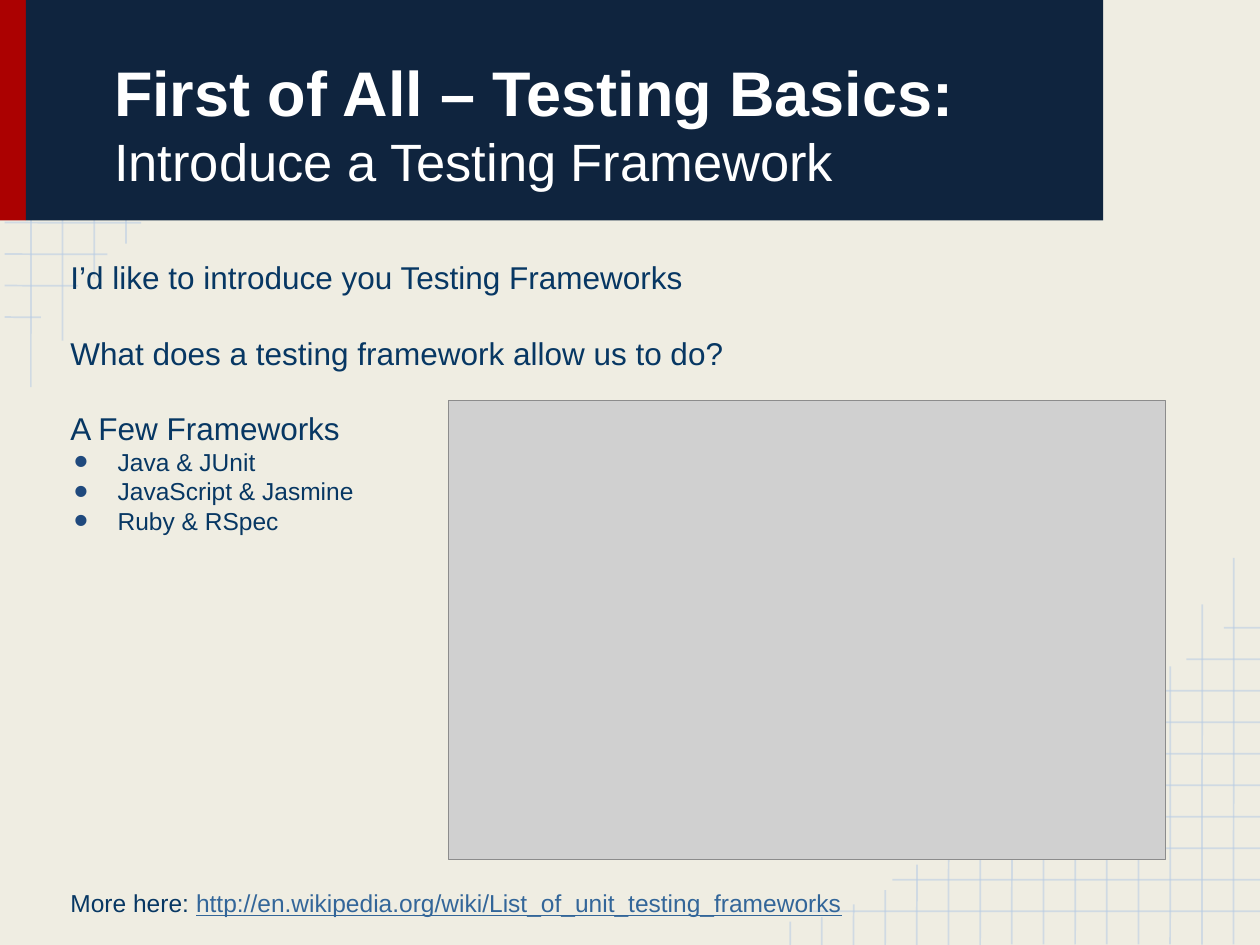
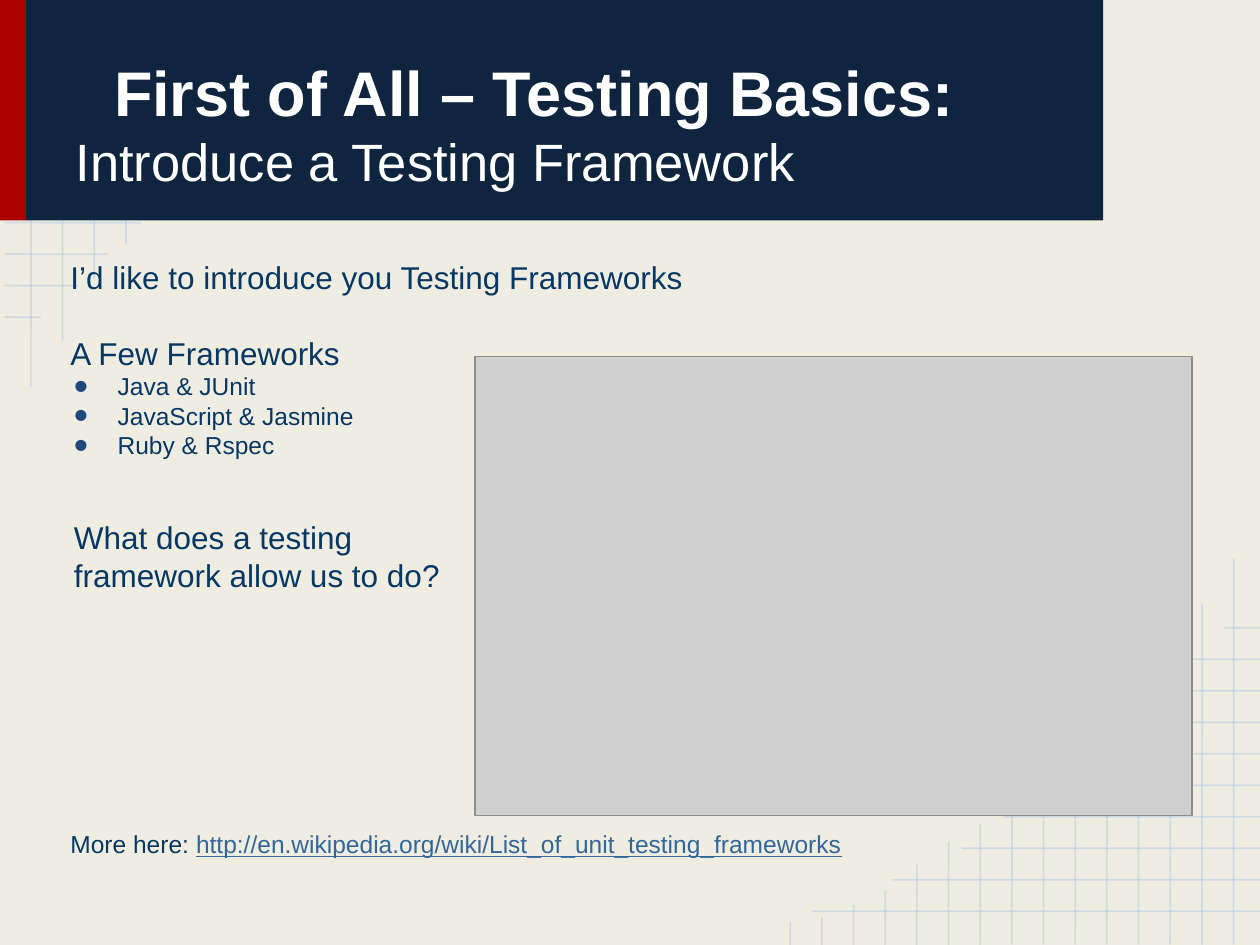
Before and after one commit to bink627/Agile-and-Beyond-TDD, a slide deck: slide 5 of Learning to Test Drive_ A Crash Course in Test Driven Development.pptx. Drawn at 1260x945 pixels with LibreOffice and Linux fonts; fonts in the diff are those of the drawing; grey boxes stand for pictures. Boxes give left, top, right and bottom in pixels: in the first picture for what was removed or moved away, otherwise in the second. Text is boxed around its words. In the diff, an @@ line names an element or a change of style, - is before the commit and + after.

Commit message:
Updated the Deck

```diff
--- a/Learning to Test Drive_ A Crash Course in Test Driven Development.pptx
+++ b/Learning to Test Drive_ A Crash Course in Test Driven Development.pptx
@@ title at (76,70,953,192): text changed @@
-First of All – Testing Basics:
-Introduce a Testing Framework
+First of All – Testing Basics:
+Introduce a Testing Framework
@@ text at (70,342,723,371): paragraph removed @@
-What does a testing framework allow us to do?
@@ picture: place and size @@
-picture at (449,401,1166,859)
+picture at (475,357,1192,815)
@@ text at (74,436,440,588): text changed; size 14 to 18 pt @@
-• Ruby & RSpec
+• Ruby & Rspec
+What does a testing
+framework allow us to do?
```
Also in this commit, not shown: 17 other slides changed.
